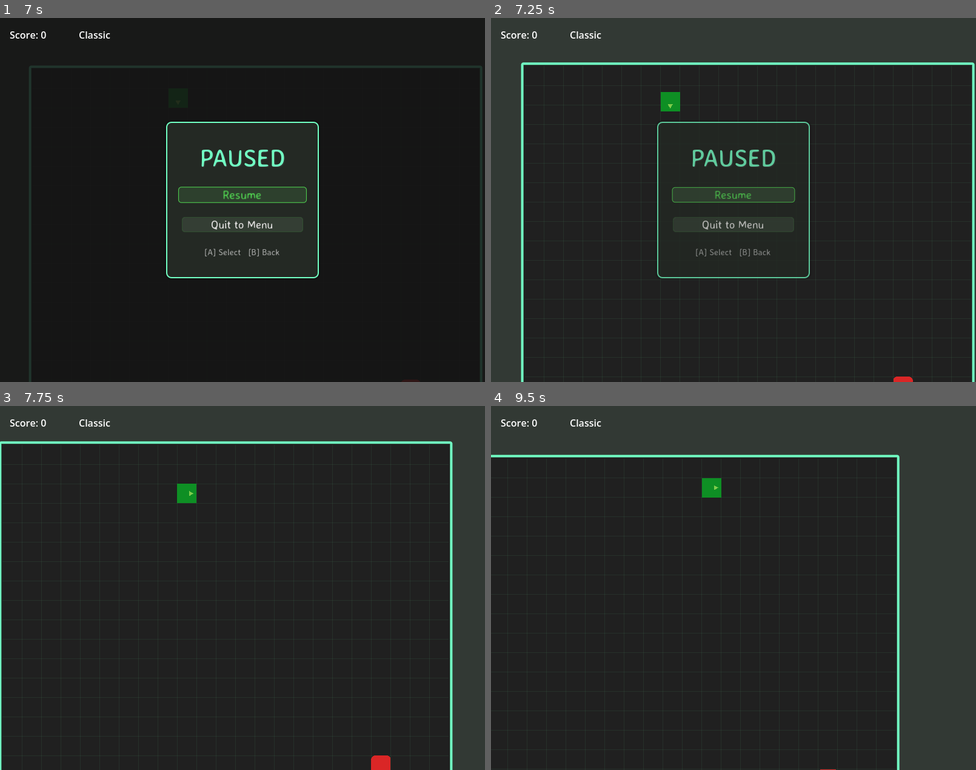
Above: before the commit, frames 1-4 (two rows, left to right).
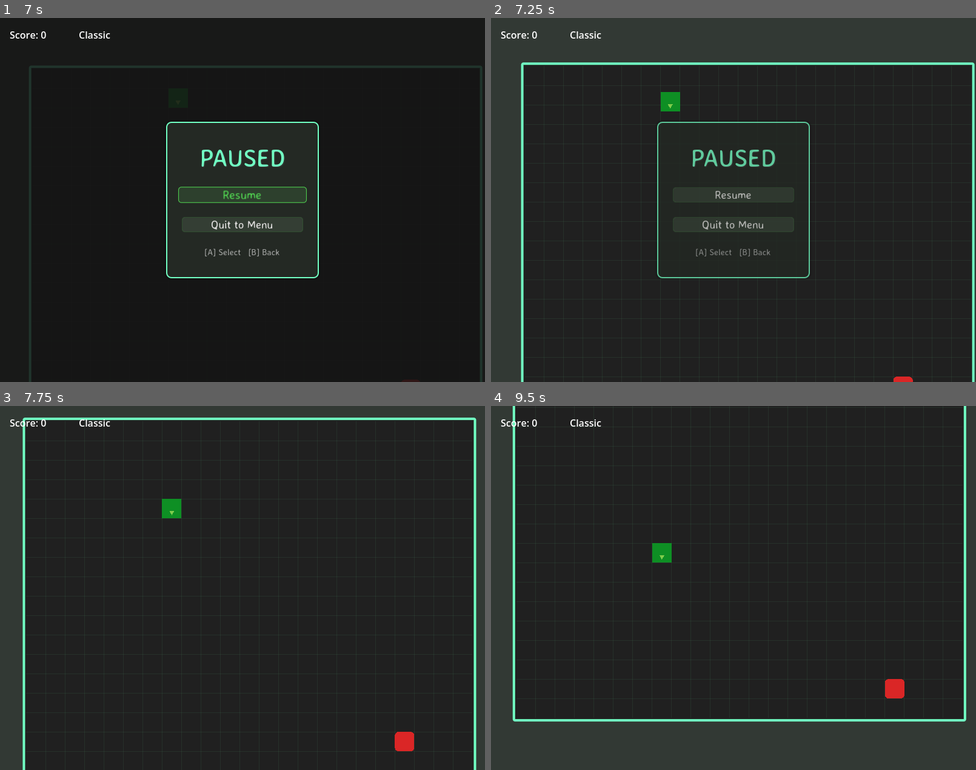
Above: after the commit, the same moments.

Repository: bluehexagons/snake2d
Game: Godot game, scene res://scenes/main/main.tscn
The game is run twice, just before and just after one commit, with the same random seed, the same clock (stepped at 60 frames per second) and the same inputs.
Inputs (mouse positions are in pixels of both pictures, inside the frame that each line leads up to):
- Up to frame 1 (7 s): click "Classic" at 0.5 s; click "Classic" at 1.25 s; click "Start Game" at 2 s; tap Enter at 2.75 s; move the mouse to (218, 272) at 2.77 s; hold Up (ui_up) 2.78-3.5 s; tap P at 2.85, 5.1, 6.6 s; click (218, 272) at 2.92 s; click "Resume" at 3.5 s; drag from (388, 254) to (218, 272) at 4.27 s; move the mouse to (97, 145) at 5.02 s; hold Left (left) 5.03-5.75 s; click (97, 145) at 5.17 s; tap Space (pause) at 5.75 s; drag from (266, 200) to (97, 145) at 5.77 s; move the mouse to (169, 109) at 6.52 s; hold Down (down) from 6.53 s (still down); click (169, 109) at 6.67 s
- Up to frame 2 (7.25 s): keep holding Down (down); tap Space (pause) at 7.15 s
- Up to frame 3 (7.75 s): release Down (down) at 7.25 s; drag from (349, 569) to (169, 497) at 7.27 s
- Up to frame 4 (9.5 s): move the mouse to (636, 606) at 8.02 s; hold Up (ui_up) 8.03-8.75 s; tap P at 8.1 s; click (636, 606) at 8.17 s; tap Enter at 8.75 s; drag from (782, 507) to (636, 606) at 8.77 s

Frame 1 is identical in both runs. In frame 2, 0.3% of the frame differs, in the area x 37-63%, y 46-51%; in frame 3, 16%; in frame 4, 37%, in the area x 0-98%, y 0-100%.

Commit message:
Make session notifications and UI transitions safer to learn from

Diff:
--- a/core/game_session.gd
+++ b/core/game_session.gd
@@ -40,7 +40,7 @@
 	mode: GameMode.Value = GameMode.Value.CLASSIC,
 	world_seed: int = 0
 ) -> void:
-	if state == State.PLAYING:
+	if is_round_active():
 		return
 
 	current_score = 0
@@ -86,9 +86,13 @@
 	high_scores_by_mode[GameMode.key(current_mode)] = high_scores
 	_high_score_store.save_high_scores_by_mode(high_scores_by_mode)
 
+	# Signals run synchronously. Commit state before notifying observers so a
+	# listener cannot score this round twice or have its menu transition undone.
+	var finished_mode := current_mode
+	var finished_scores := get_high_scores(finished_mode)
+	_transition_to(State.GAME_OVER)
+	high_scores_updated.emit(finished_mode, finished_scores)
 	round_ended.emit(final_score)
-	high_scores_updated.emit(current_mode, get_high_scores(current_mode))
-	_transition_to(State.GAME_OVER)
 
 func return_to_menu() -> void:
 	if state == State.MAIN_MENU:
@@ -128,6 +132,8 @@
 	return State.keys()[state]
 
 func _on_gameplay_score_updated(new_score: int) -> void:
+	if not is_round_active():
+		return
 	current_score = new_score
 	score_updated.emit(current_score)
 
--- a/scenes/ui/ui_state_manager.gd
+++ b/scenes/ui/ui_state_manager.gd
@@ -16,8 +16,8 @@
 var current_state: UIState = UIState.MAIN_MENU
 var previous_state: UIState = UIState.MAIN_MENU
 
-var ui_elements: Dictionary[UIState, Node] = {}
-var focus_targets: Dictionary[UIState, Button] = {}
+var ui_elements: Dictionary[UIState, Control] = {}
+var focus_targets: Dictionary[UIState, Control] = {}
 
 const TRANSITION_DURATION := 0.18
 var _transition_tweens: Dictionary = {}
@@ -25,11 +25,19 @@
 
 func set_reduced_motion(enabled: bool) -> void:
 	_reduced_motion = enabled
+	if enabled:
+		for state in ui_elements:
+			var panel := ui_elements[state]
+			_kill_transition(panel)
+			panel.visible = state == current_state
+			panel.modulate.a = 1.0
 
-func register_ui_element(state: UIState, node: Node) -> void:
+func register_ui_element(state: UIState, node: Control) -> void:
 	ui_elements[state] = node
+	node.visible = state == current_state
+	_set_interactive(node, state == current_state)
 
-func register_focus_target(state: UIState, button: Button) -> void:
+func register_focus_target(state: UIState, button: Control) -> void:
 	focus_targets[state] = button
 
 func change_state(new_state: UIState) -> void:
@@ -43,6 +51,7 @@
 		var elem = ui_elements[state]
 		if elem == null:
 			continue
+		_set_interactive(elem, state == current_state)
 		if state == current_state:
 			_fade_in(elem)
 		elif elem.visible:
@@ -52,6 +61,16 @@
 		focus_targets[current_state].grab_focus()
 
 	state_changed.emit(previous_state, current_state)
+
+func _set_interactive(panel: Control, enabled: bool) -> void:
+	# A fading panel is still visible, but must stop handling input immediately.
+	panel.mouse_behavior_recursive = (
+		Control.MOUSE_BEHAVIOR_ENABLED if enabled else Control.MOUSE_BEHAVIOR_DISABLED
+	)
+	panel.focus_behavior_recursive = (
+		Control.FOCUS_BEHAVIOR_ENABLED if enabled else Control.FOCUS_BEHAVIOR_DISABLED
+	)
+	panel.process_mode = Node.PROCESS_MODE_INHERIT if enabled else Node.PROCESS_MODE_DISABLED
 
 func _kill_transition(elem: CanvasItem) -> void:
 	if _transition_tweens.has(elem):
@@ -75,7 +94,7 @@
 	var start_mod := elem.modulate
 	start_mod.a = 0.0
 	elem.modulate = start_mod
-	var tween := get_tree().create_tween()
+	var tween := create_tween()
 	tween.set_pause_mode(Tween.TWEEN_PAUSE_PROCESS)
 	tween.tween_property(elem, "modulate:a", 1.0, TRANSITION_DURATION).set_trans(Tween.TRANS_SINE).set_ease(Tween.EASE_OUT)
 	if elem is Control:
@@ -93,7 +112,7 @@
 		elem.visible = false
 		elem.modulate.a = 1.0
 		return
-	var tween := get_tree().create_tween()
+	var tween := create_tween()
 	tween.set_pause_mode(Tween.TWEEN_PAUSE_PROCESS)
 	tween.tween_property(elem, "modulate:a", 0.0, TRANSITION_DURATION).set_trans(Tween.TRANS_SINE).set_ease(Tween.EASE_IN)
 	tween.tween_callback(func() -> void:
--- a/tests/game_session_test.gd
+++ b/tests/game_session_test.gd
@@ -22,6 +22,7 @@
 		cleanup_count += 1
 
 class FakeHighScoreStore extends HighScoreStore:
+	var save_count := 0
 	var stored_tables := {
 		"classic": [30, 20, 10],
 		"pitfall": [],
@@ -42,6 +43,7 @@
 		return sanitized
 
 	func save_high_scores_by_mode(score_tables: Dictionary) -> void:
+		save_count += 1
 		stored_tables = score_tables.duplicate(true)
 
 func _initialize() -> void:
@@ -62,13 +64,20 @@
 	game_session.pause_round()
 	game_session.pause_round()
 	check.expect_equal(game_session.state, GameSession.State.PAUSED, "pausing enters the paused state")
+	game_session.start_new_round()
+	check.expect_equal(gameplay.start_count, 1, "starting a paused round does not replace it")
 	game_session.resume_round()
 	game_session.resume_round()
 	check.expect_equal(game_session.state, GameSession.State.PLAYING, "resuming returns to playing")
 
 	gameplay.score_updated.emit(25)
 	check.expect_equal(game_session.get_current_score(), 25, "gameplay score updates the session")
+	game_session.round_ended.connect(func(_score: int) -> void:
+		check.expect_equal(game_session.state, GameSession.State.GAME_OVER, "round observers see committed state")
+		game_session.end_round(99)
+	, CONNECT_ONE_SHOT)
 	gameplay.game_over.emit(25)
+	check.expect_equal(high_score_store.save_count, 1, "a synchronous end-round listener cannot record twice")
 	gameplay.game_over.emit(15)
 	check.expect_equal(game_session.state, GameSession.State.GAME_OVER, "game over ends the active round")
 	check.expect_equal(game_session.get_high_scores(), [30, 25, 20], "a final score is ranked and limited")
@@ -78,6 +87,9 @@
 	game_session.return_to_menu()
 	check.expect_equal(game_session.state, GameSession.State.MAIN_MENU, "returning ends at the main menu")
 	check.expect_equal(gameplay.cleanup_count, 1, "returning to the menu is idempotent")
+
+	gameplay.score_updated.emit(999)
+	check.expect_equal(game_session.current_score, 0, "late score events cannot update the menu")
 
 	game_session.clear_high_scores()
 	check.expect_equal(game_session.get_high_scores(), [], "clearing removes in-memory scores")
@@ -91,6 +103,13 @@
 	check.expect_equal(game_session.get_high_scores(GameMode.Value.OBSTACLES), [5], "a score is stored in its selected mode")
 	check.expect_equal(game_session.get_high_scores(GameMode.Value.CLASSIC), [], "other mode tables remain separate")
 
+	game_session.start_new_round()
+	game_session.round_ended.connect(func(_score: int) -> void:
+		game_session.return_to_menu()
+	, CONNECT_ONE_SHOT)
+	game_session.end_round(1)
+	check.expect_equal(game_session.state, GameSession.State.MAIN_MENU, "a listener's menu transition is not overwritten")
+
 	game_session.free()
 	gameplay.free()
 	high_score_store.free()
--- /dev/null
+++ b/tests/ui_state_manager_test.gd
@@ -0,0 +1,41 @@
+extends SceneTree
+
+var check := TestAssertions.new()
+
+func _initialize() -> void:
+	call_deferred("_run")
+
+func _run() -> void:
+	var manager := UIStateManager.new()
+	manager.process_mode = Node.PROCESS_MODE_ALWAYS
+	root.add_child(manager)
+	var menu := Control.new()
+	var options := Control.new()
+	var menu_button := Button.new()
+	var options_slider := HSlider.new()
+	manager.add_child(menu)
+	manager.add_child(options)
+	menu.add_child(menu_button)
+	options.add_child(options_slider)
+	manager.register_ui_element(UIStateManager.UIState.MAIN_MENU, menu)
+	manager.register_ui_element(UIStateManager.UIState.OPTIONS_MENU, options)
+	manager.register_focus_target(UIStateManager.UIState.MAIN_MENU, menu_button)
+	manager.register_focus_target(UIStateManager.UIState.OPTIONS_MENU, options_slider)
+	check.expect_false(options.visible, "registration hides inactive panels")
+	manager.change_state(UIStateManager.UIState.OPTIONS_MENU)
+	check.expect_true(menu.visible, "the outgoing panel remains visible during its fade")
+	check.expect_equal(menu_button.get_mouse_filter_with_override(), Control.MOUSE_FILTER_IGNORE, "outgoing buttons ignore mouse immediately")
+	check.expect_equal(menu_button.get_focus_mode_with_override(), Control.FOCUS_NONE, "outgoing buttons cannot regain focus")
+	check.expect_false(menu.can_process(), "outgoing controllers stop processing input")
+	check.expect_equal(root.gui_get_focus_owner(), options_slider, "a focus target may be any Control")
+	# Interrupt both transitions before their callbacks run.
+	manager.change_state(UIStateManager.UIState.MAIN_MENU)
+	manager.set_reduced_motion(true)
+	check.expect_true(menu.visible, "reversing a transition preserves the active panel")
+	check.expect_false(options.visible, "enabling reduced motion finishes an outgoing fade immediately")
+	check.expect_equal(menu.scale, Vector2.ONE, "enabling reduced motion finishes panel scaling")
+	await create_timer(0.25).timeout
+	check.expect_true(menu.visible, "canceled fade callbacks do not hide the active panel")
+	check.expect_equal(menu.modulate.a, 1.0, "the settled panel is opaque")
+	manager.free()
+	check.finish(self, "UI state manager test")
Not shown, added: tests/ui_state_manager_test.gd.uid
Not shown, changed: docs/architecture.md
Not shown, changed: docs/improvements.md
Not shown, changed: docs/learning-path.md
Not shown, added: docs/manual-testing.md
Not shown, changed: test.sh
